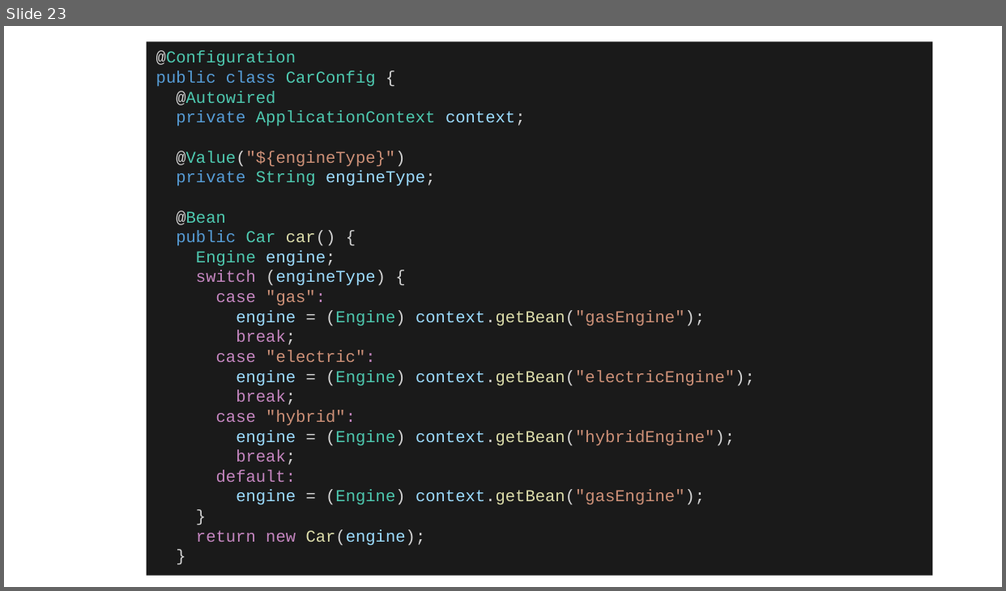
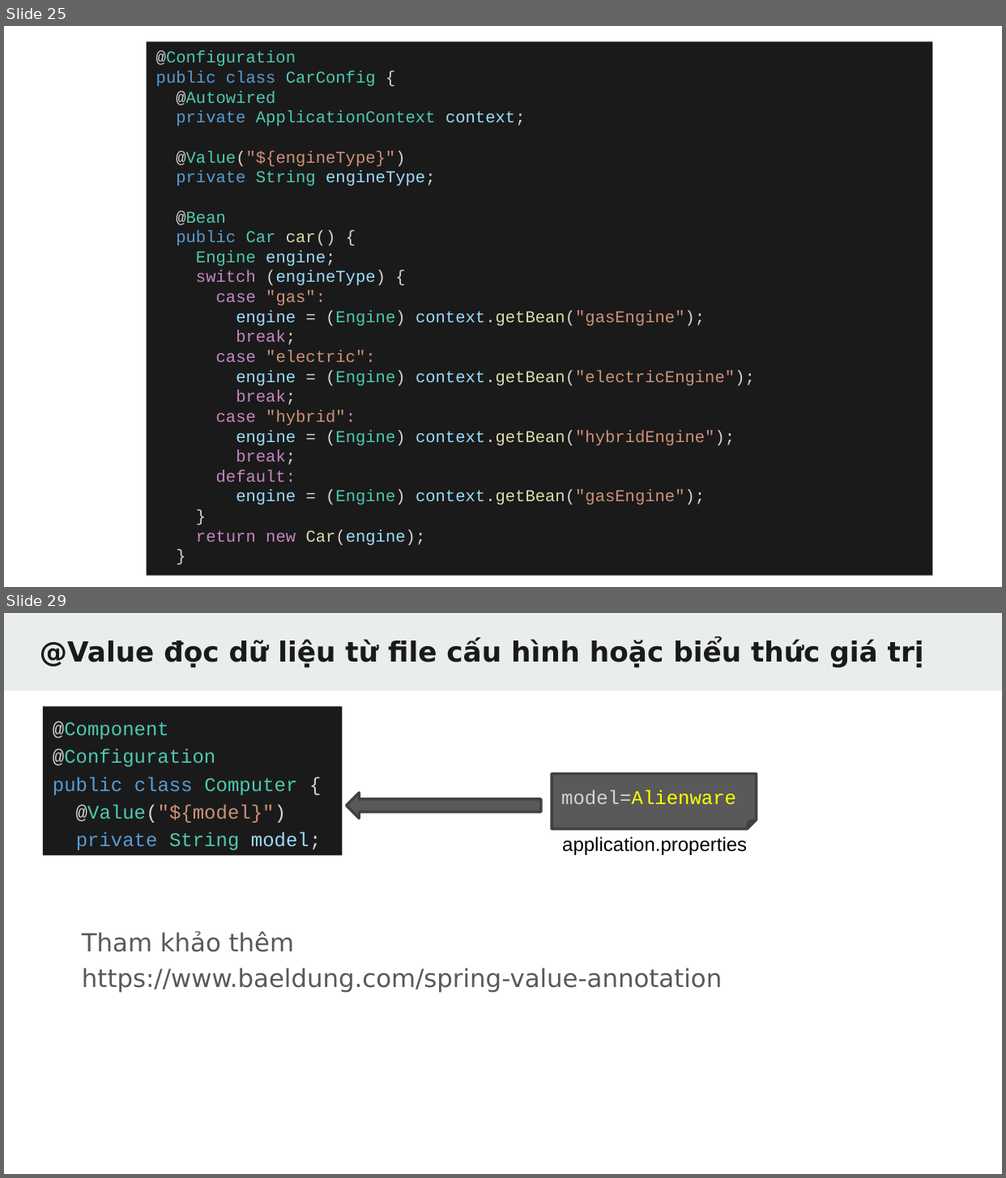
Before and after one commit to TechMaster/springboot2, a slide deck: 07 Dependency Injection/DependencyInjection.pptx. Shown one above the other, each under a label of ours: slide 23 before the commit, slides 25 and 29 after it; the slides between them are not shown. The pictures are 1006x591 and 1006x1178 pixels, drawn with LibreOffice and Linux fonts; fonts in the diff are those of the drawing. Boxes give left, top, right and bottom in pixels: in the first picture for what was removed or moved away, otherwise in the second. Text is boxed around its words. In the diff, an @@ line names an element or a change of style, - is before the commit and + after.

```diff
--- a/07 Dependency Injection/DependencyInjection.pptx
+++ b/07 Dependency Injection/DependencyInjection.pptx
@@ slide 29 added at (x1=4, y1=613, x2=1002, y2=1174), background #FFFFFF @@
@@ rectangle added at (x1=4, y1=613, x2=1002, y2=691), fill #E9EDEE @@
@@ title added at (x1=40, y1=640, x2=924, y2=668), 20 pt, text #1A1A1A, bold @@
+@Value đọc dữ liệu từ file cấu hình hoặc biểu thức giá trị
@@ rectangle added at (x1=43, y1=707, x2=343, y2=857), fill #1A1A1A, 14 pt, text #4EC9B0 @@
+@Component
+@Configuration
+public class Computer {
+@Value("${model}")
+private String model;
@@ folded corner added at (x1=552, y1=773, x2=756, y2=828), fill #595959, outline #424242 2 pt, 14 pt, text #FFFF00 @@
+model=Alienware
@@ left arrow added at (x1=347, y1=793, x2=541, y2=819), fill #595959, outline #424242 2 pt @@
@@ text added at (x1=562, y1=837, x2=747, y2=855), 14 pt, text #000000 @@
+application.properties
@@ text added at (x1=82, y1=931, x2=722, y2=993), 18 pt, text #595959 @@
+Tham khảo thêm
+https://www.baeldung.com/spring-value-annotation
@@ what was slide 23 is now slide 25 @@
```
Also in this commit, not shown: 3 slides changed, 5 other slides added, 1 slide removed, 35 other files.
